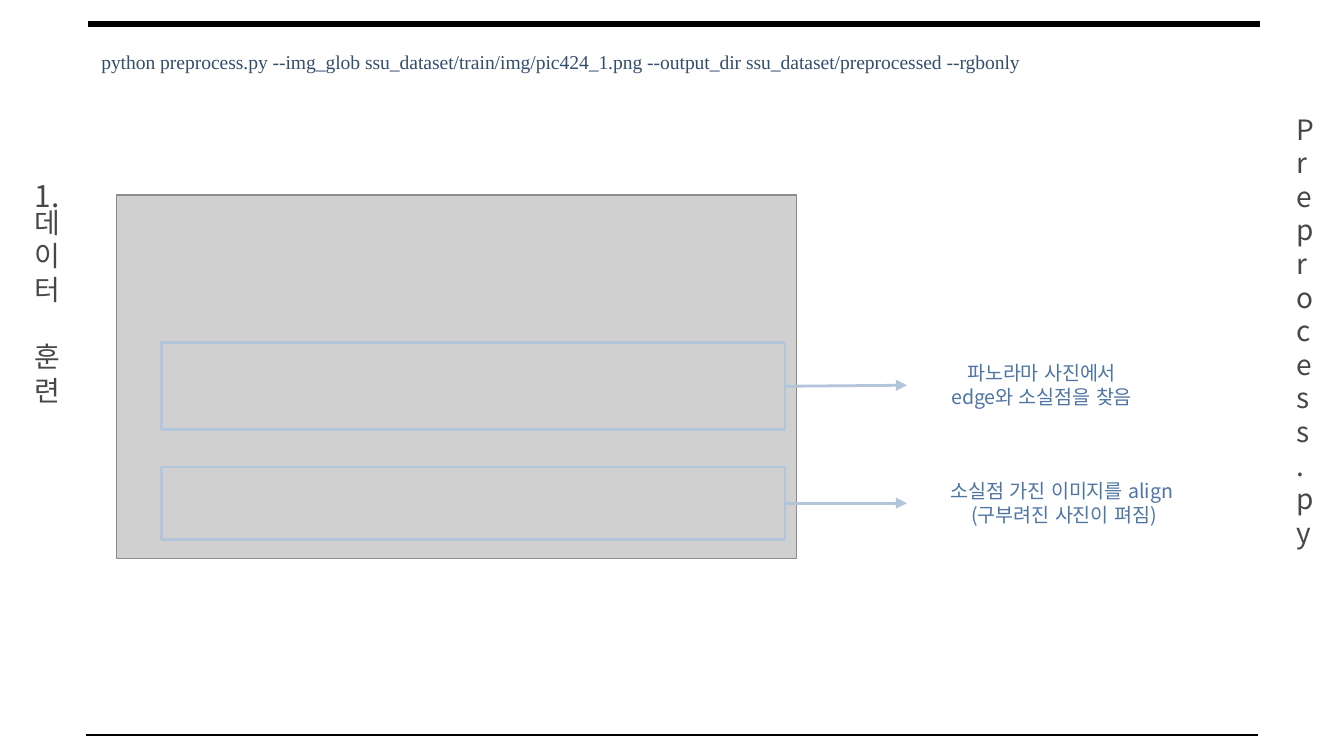
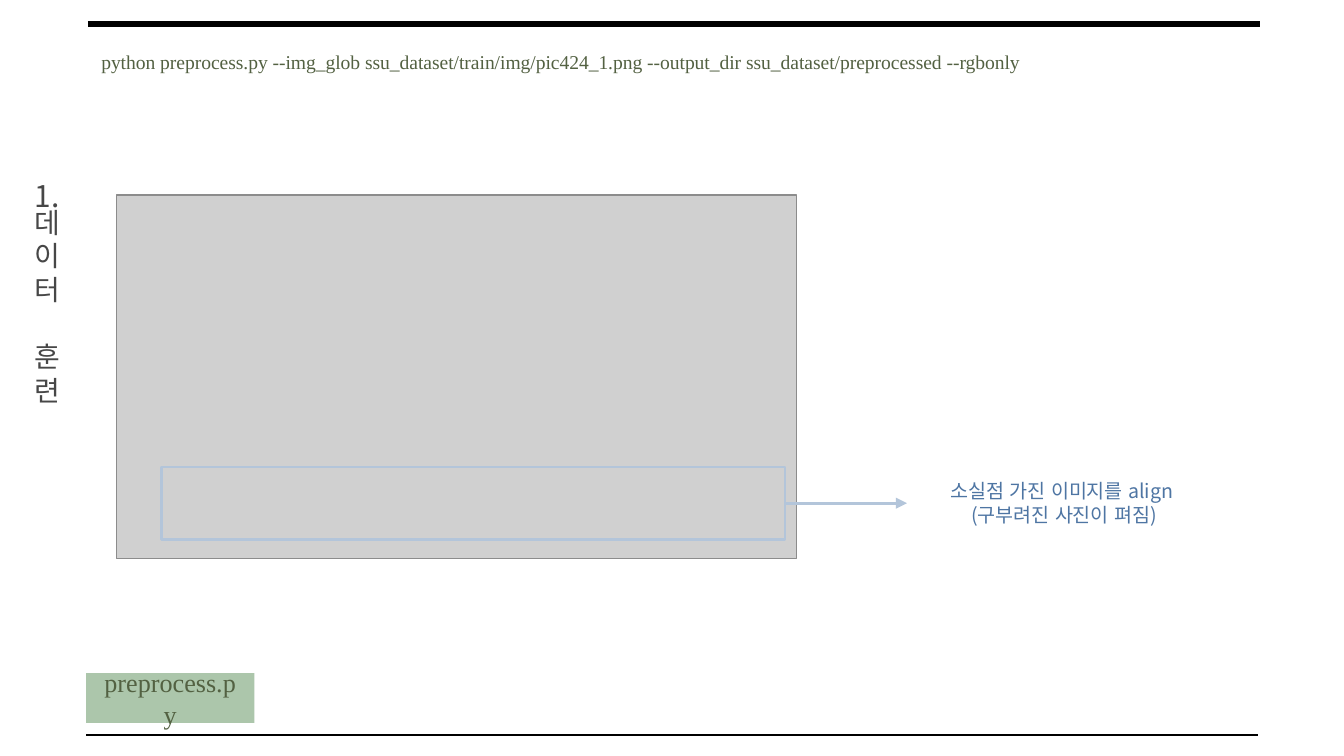
Before and after one commit to arittung/3D_Room_Layout_estimation, a slide deck: slide 4 of 관련 자료/HorizonNet 코드 분석.pptx. Drawn at 1344x756 pixels with LibreOffice and Linux fonts; fonts in the diff are those of the drawing; grey boxes stand for pictures. Boxes give left, top, right and bottom in pixels: in the first picture for what was removed or moved away, otherwise in the second. Text is boxed around its words. In the diff, an @@ line names an element or a change of style, - is before the commit and + after.

```diff
--- a/관련 자료/HorizonNet 코드 분석.pptx
+++ b/관련 자료/HorizonNet 코드 분석.pptx
@@ text "python preprocess.py --img_glob ssu_dataset/train/img/pic424 ..." at (x1=101, y1=55, x2=1020, y2=73): text colour #344E6D to #536142 @@
@@ rectangle removed at (x1=161, y1=343, x2=785, y2=430) @@
@@ arrow removed from (785, 386) to (907, 386) @@
@@ text removed at (x1=951, y1=364, x2=1132, y2=409) @@
-파노라마 사진에서
-edge와 소실점을 찾음
@@ rectangle "preprocess.py" resized from (x1=1277, y1=98, x2=1332, y2=657) to (x1=86, y1=673, x2=254, y2=723) @@
@@ rectangle "preprocess.py" at (x1=86, y1=673, x2=254, y2=723): fill none to #ACC6AB @@
@@ text in rectangle at (x1=104, y1=671, x2=235, y2=698): text changed; size 15 to 14 pt; font Noto Sans CJK KR to Times New Roman; text colour #474747 to #536142 @@
-Preprocess.py
+preprocess.py
```
Also in this commit, not shown: 4 other slides changed, 5 slides added, 1 other file.
